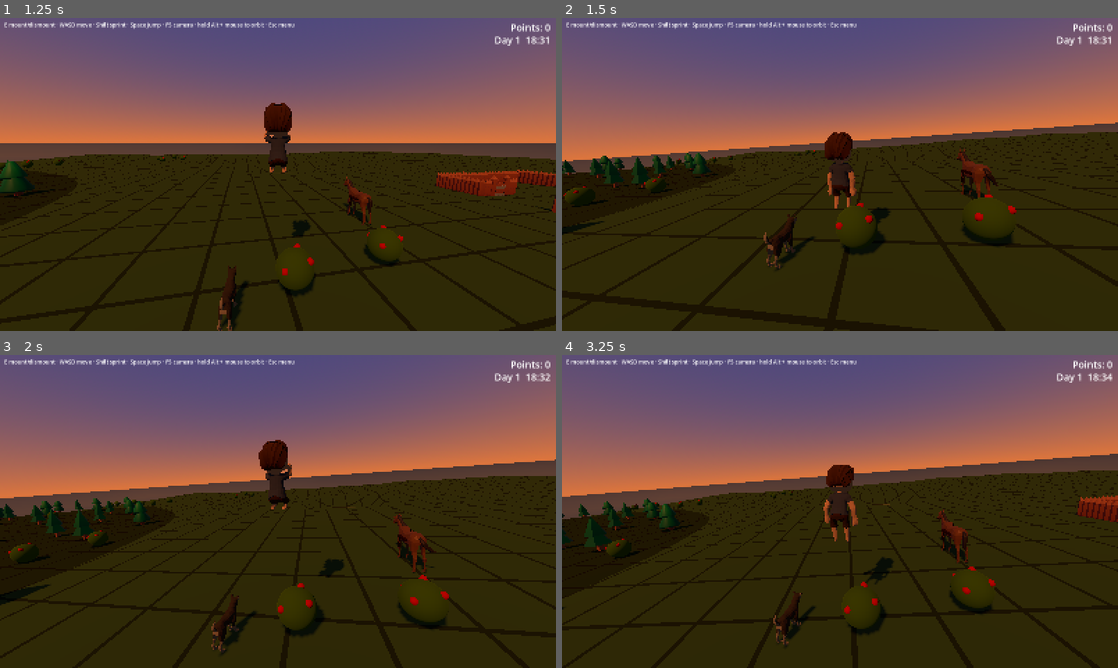
Above: before the commit, frames 1-4 (two rows, left to right).
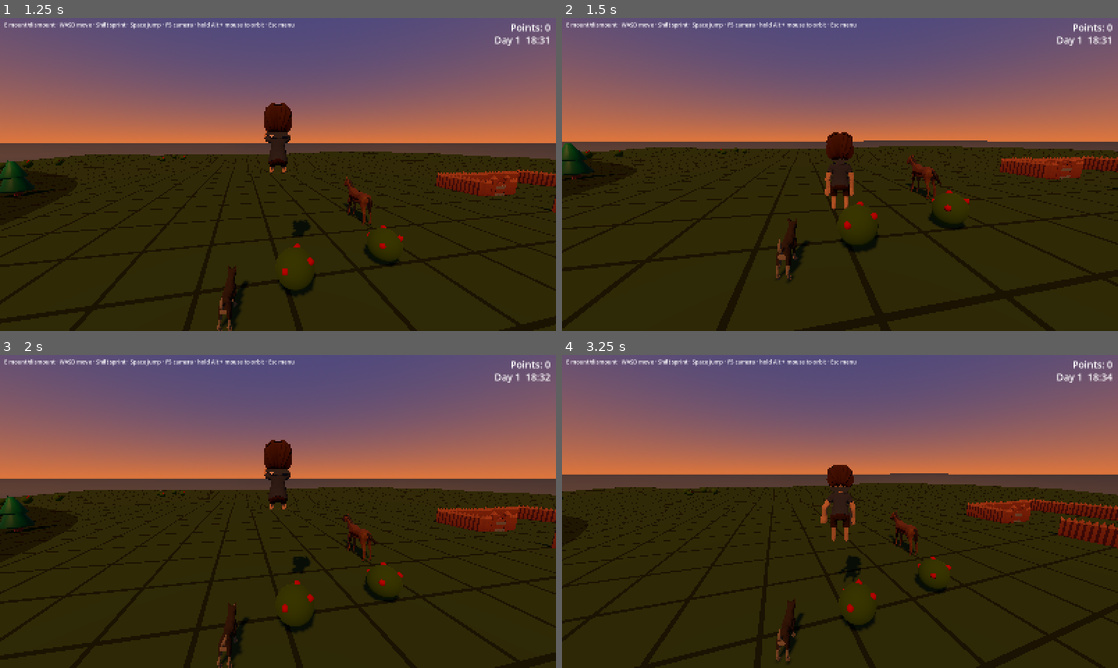
Above: after the commit, the same moments.

Repository: forsman5/sitka
Game: Godot game, scene res://scenes/on_foot/on_foot.tscn
Two runs of this game, one before a commit and one after it. Both use one fixed random seed, a clock stepped at 60 frames per second and the inputs below. This scene is started directly instead of the project's main scene.
Inputs (mouse positions are in pixels of both pictures, inside the frame that each line leads up to):
- Up to frame 1 (1.25 s): tap Enter at 0.5 s; move the mouse to (305, 174) at 0.52 s; hold Up (ui_up) from 0.53 s (still down); hold Alt from 0.53 s (still down); click (305, 174) at 0.67 s; tap Space at 0.77 s
- Up to frame 2 (1.5 s): keep holding Up (ui_up); move the mouse to (812, 174) at 1.27 s; release Alt at 1.28 s; tap Alt at 1.35 s; click (812, 174) at 1.42 s
- Up to frame 3 (2 s): keep holding Up (ui_up); tap Space at 1.52 s
- Up to frame 4 (3.25 s): keep holding Up (ui_up); move the mouse to (851, 505) at 2.02 s; hold Q 2.03-2.78 s; click (851, 505) at 2.17 s; tap Alt at 2.3, 3.05 s; move the mouse to (834, 517) at 2.77 s; tap E at 2.85 s; click (834, 517) at 2.92 s; tap Space at 3.02 s

Frame 1 is identical in both runs. In frame 2, 11% of the frame differs, in the area x 0-100%, y 26-84%; in frame 3, 13%; in frame 4, 15%, in the area x 0-100%, y 21-99%.

Commit message:
Reset orbit camera when Alt is released

Diff:
--- a/scripts/on_foot/on_foot_player.gd
+++ b/scripts/on_foot/on_foot_player.gd
@@ -28,6 +28,7 @@
 signal barked(world_position: Vector3)
 
 enum CameraMode { FIRST_PERSON, THIRD_BACK, THIRD_FRONT }
+const DEFAULT_THIRD_PERSON_PITCH := -0.18
 
 ## Individual barks (see assets/audio/bark/CREDITS.md). Alternatives to audition
 ## live in assets/audio/bark/options/.
@@ -114,7 +115,8 @@
 var _foot_camera_mode: int = CameraMode.THIRD_BACK
 var _camera_mode: int = CameraMode.THIRD_BACK
 var _orbit_yaw: float = 0.0
-var _third_person_pitch: float = -0.18
+var _third_person_pitch: float = DEFAULT_THIRD_PERSON_PITCH
+var _orbit_active: bool = false
 var _bark_player: AudioStreamPlayer3D
 var _bark_cooldown_left: float = 0.0
 var _bark_anim_left: float = 0.0
@@ -216,6 +218,7 @@
 func _unhandled_input(event: InputEvent) -> void:
 	if event is InputEventMouseMotion and Input.mouse_mode == Input.MOUSE_MODE_CAPTURED:
 		if _camera_mode != CameraMode.FIRST_PERSON and Input.is_key_pressed(KEY_ALT):
+			_orbit_active = true
 			_orbit_yaw = wrapf(_orbit_yaw - event.relative.x * mouse_sensitivity, -PI, PI)
 			_arm.rotation.y = _camera_base_yaw() + _orbit_yaw
 		else:
@@ -235,6 +238,13 @@
 			bark()
 	elif event is InputEventMouseButton and not event.pressed and event.button_index == MOUSE_BUTTON_LEFT:
 		release_draw()
+	elif event is InputEventKey and not event.pressed and (event.keycode == KEY_ALT or event.physical_keycode == KEY_ALT):
+		if _orbit_active and _camera_mode != CameraMode.FIRST_PERSON:
+			_orbit_yaw = 0.0
+			_third_person_pitch = DEFAULT_THIRD_PERSON_PITCH
+			_arm.rotation.y = _camera_base_yaw()
+			_head.rotation.x = _third_person_pitch
+		_orbit_active = false
 	elif event is InputEventKey and event.pressed and not event.echo:
 		if event.physical_keycode == KEY_SPACE:
 			if _mounted_horse == null:
@@ -351,6 +361,7 @@
 	_camera_mode = mode
 	if mode == CameraMode.FIRST_PERSON:
 		_orbit_yaw = 0.0
+		_orbit_active = false
 	# Keep the bow user visible in first person so the draw pose can be seen.
 	# Move the camera just ahead of the face; the body stays behind the view.
 	var show_bow_pose := mode == CameraMode.FIRST_PERSON and _weapon == "bow"
